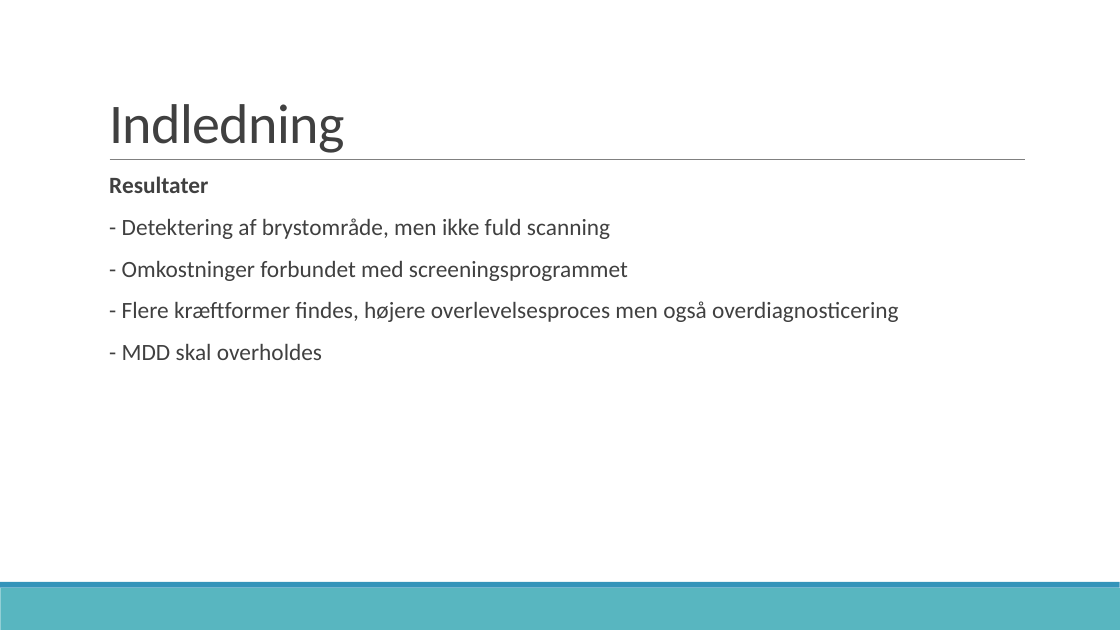
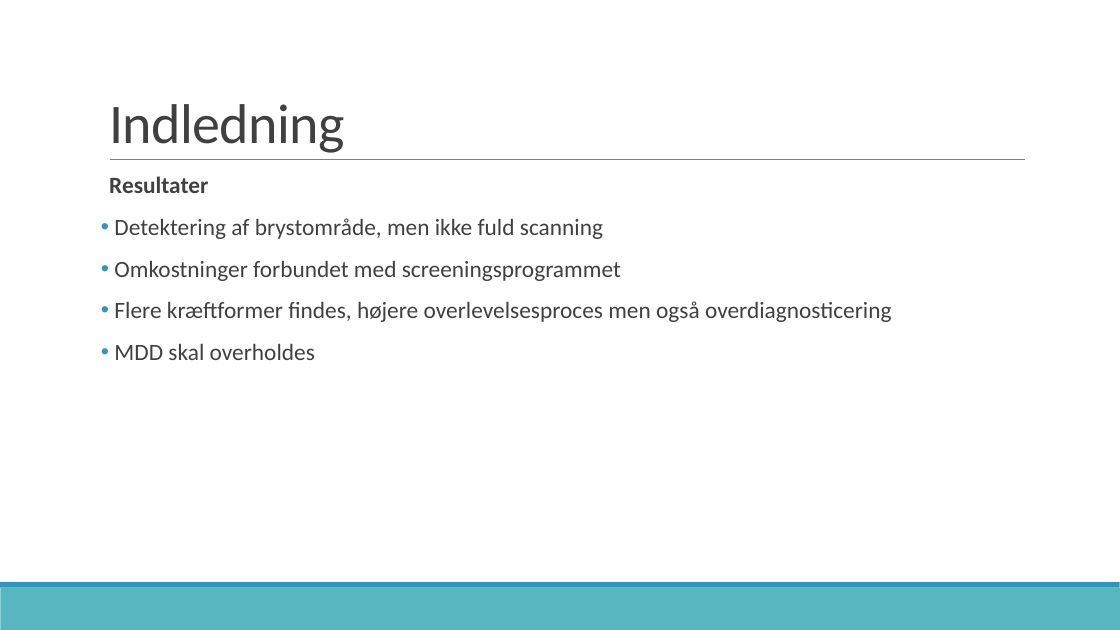
Before and after one commit to zeroregard/Automatic-Sonography, a slide deck: slide 5 of Præsentation_Eksamen.pptx. Drawn at 1120x630 pixels with LibreOffice and Linux fonts; fonts in the diff are those of the drawing. Boxes give left, top, right and bottom in pixels: in the first picture for what was removed or moved away, otherwise in the second. Text is boxed around its words. In the diff, an @@ line names an element or a change of style, - is before the commit and + after.

```diff
--- a/Præsentation_Eksamen.pptx
+++ b/Præsentation_Eksamen.pptx
@@ text at [114, 218, 892, 360]: text changed @@
-  - Detektering af brystområde, men ikke fuld scanning
-  - Omkostninger forbundet med screeningsprogrammet
-  - Flere kræftformer findes, højere overlevelsesproces men også overdiagnosticering
-  - MDD skal overholdes
+• Detektering af brystområde, men ikke fuld scanning
+• Omkostninger forbundet med screeningsprogrammet
+• Flere kræftformer findes, højere overlevelsesproces men også overdiagnosticering
+• MDD skal overholdes
```
Also in this commit, not shown: 6 other slides changed.
